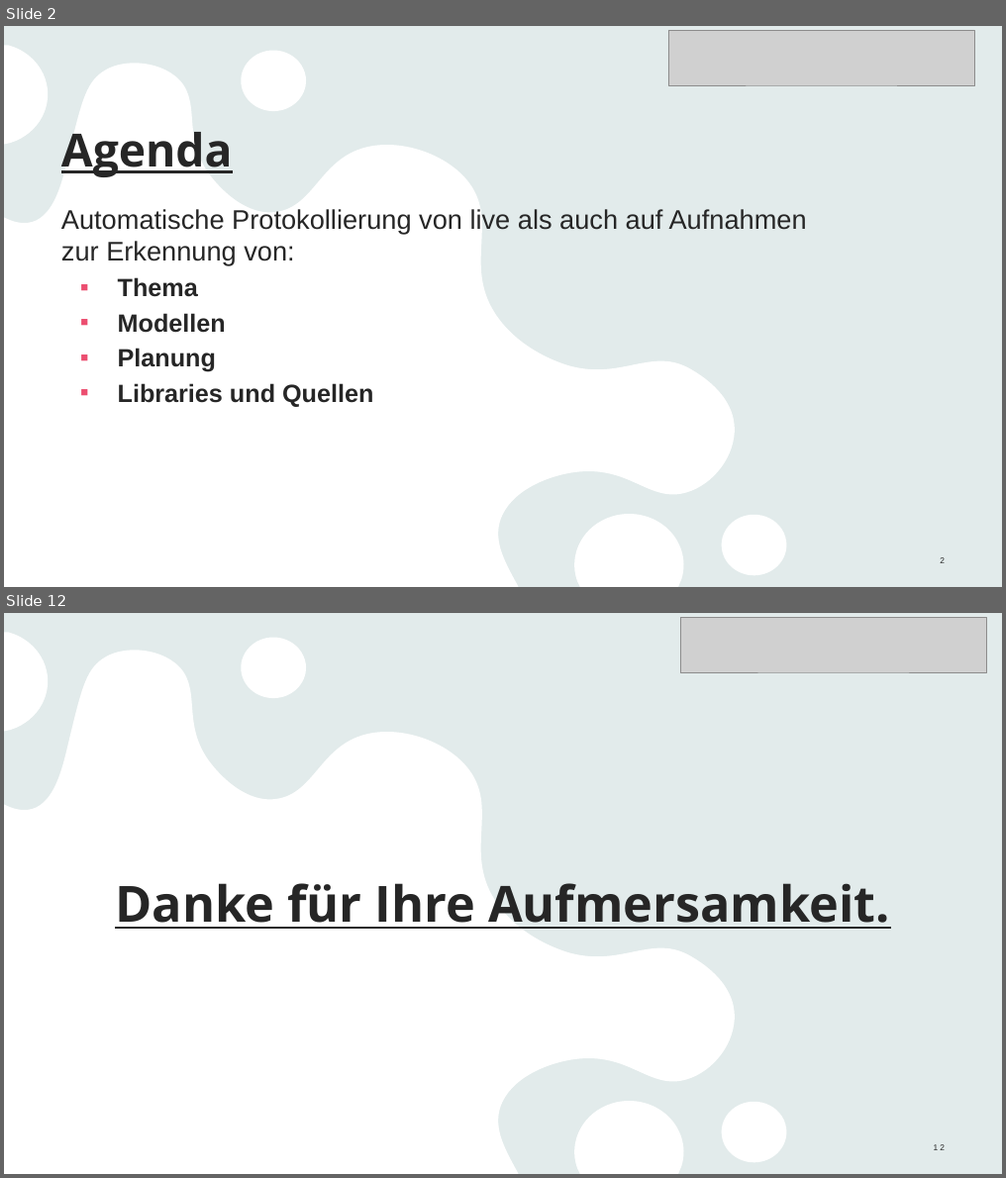
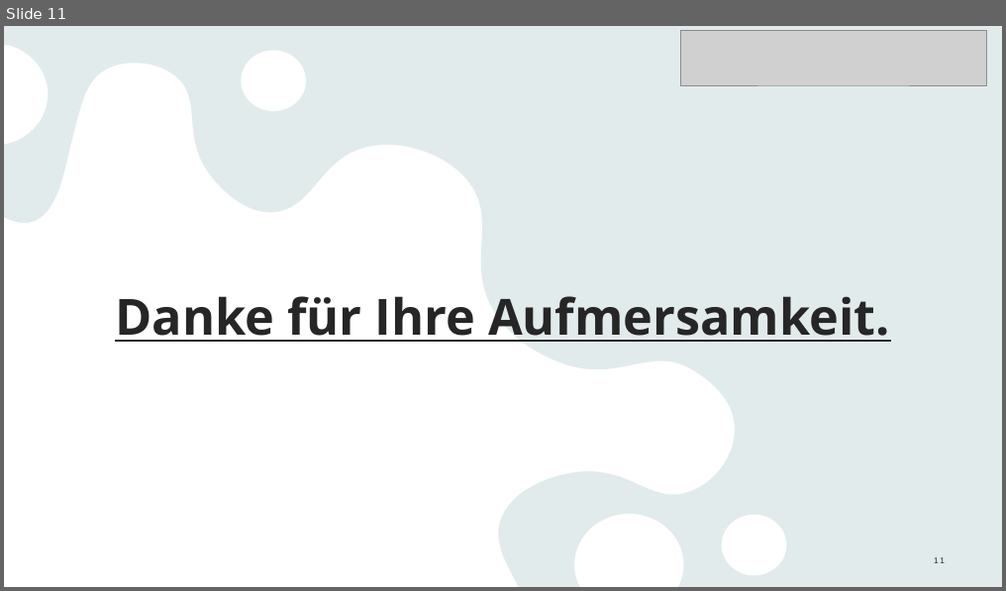
Before and after one commit to Linelle-7/Sprecherkennung-Deep-Learning-, a slide deck: VoiceRecognition_Zwischenstand .pptx. Shown one above the other, each under a label of ours: slides 2 and 12 before the commit, slide 11 after it; the slides between them are not shown. The pictures are 1006x1178 and 1006x591 pixels, drawn with LibreOffice and Linux fonts; fonts in the diff are those of the drawing; grey boxes stand for pictures. Boxes give left, top, right and bottom in pixels: in the first picture for what was removed or moved away, otherwise in the second. Text is boxed around its words. In the diff, an @@ line names an element or a change of style, - is before the commit and + after.

```diff
--- a/VoiceRecognition_Zwischenstand .pptx
+++ b/VoiceRecognition_Zwischenstand .pptx
@@ slide 2 removed at box(4, 26, 1002, 587), background #E9F3F3; not listed: 2 template elements that a slide beside it also shows @@
@@ picture removed at box(668, 30, 974, 85) @@
@@ title removed at box(61, 132, 233, 177) @@
-Agenda
@@ text removed at box(61, 209, 807, 407) @@
-Automatische Protokollierung von live als auch auf Aufnahmen zur Erkennung von:
-  ▪ Thema
-  ▪ Modellen
-  ▪ Planung
-  ▪ Libraries und Quellen
@@ page number removed at box(940, 558, 944, 564) @@
-2
@@ what was slide 12 is now slide 11 @@
@@ page number at box(934, 558, 944, 564): text changed @@
-12
+11
```
Also in this commit, not shown: 6 slides changed, 3 slides added, 3 other slides removed.
